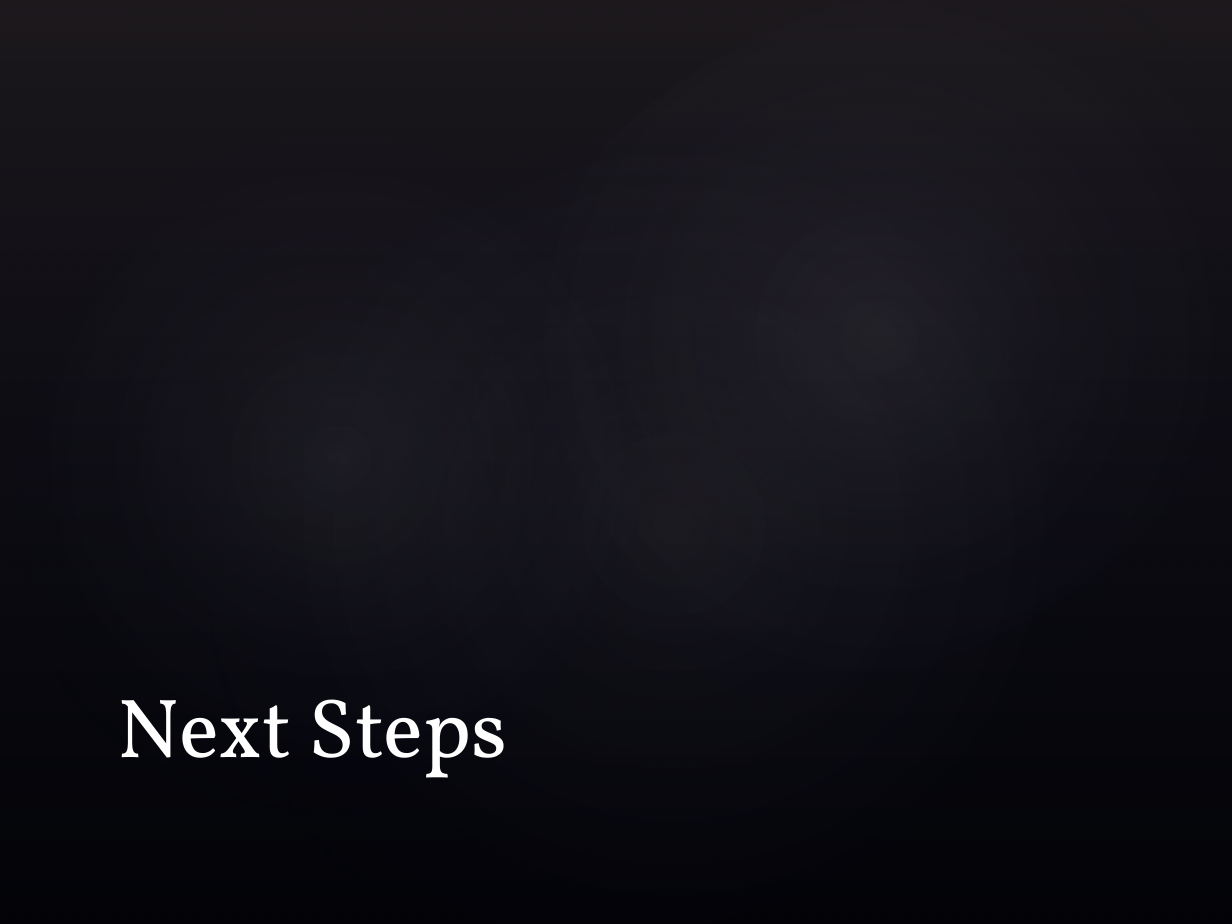
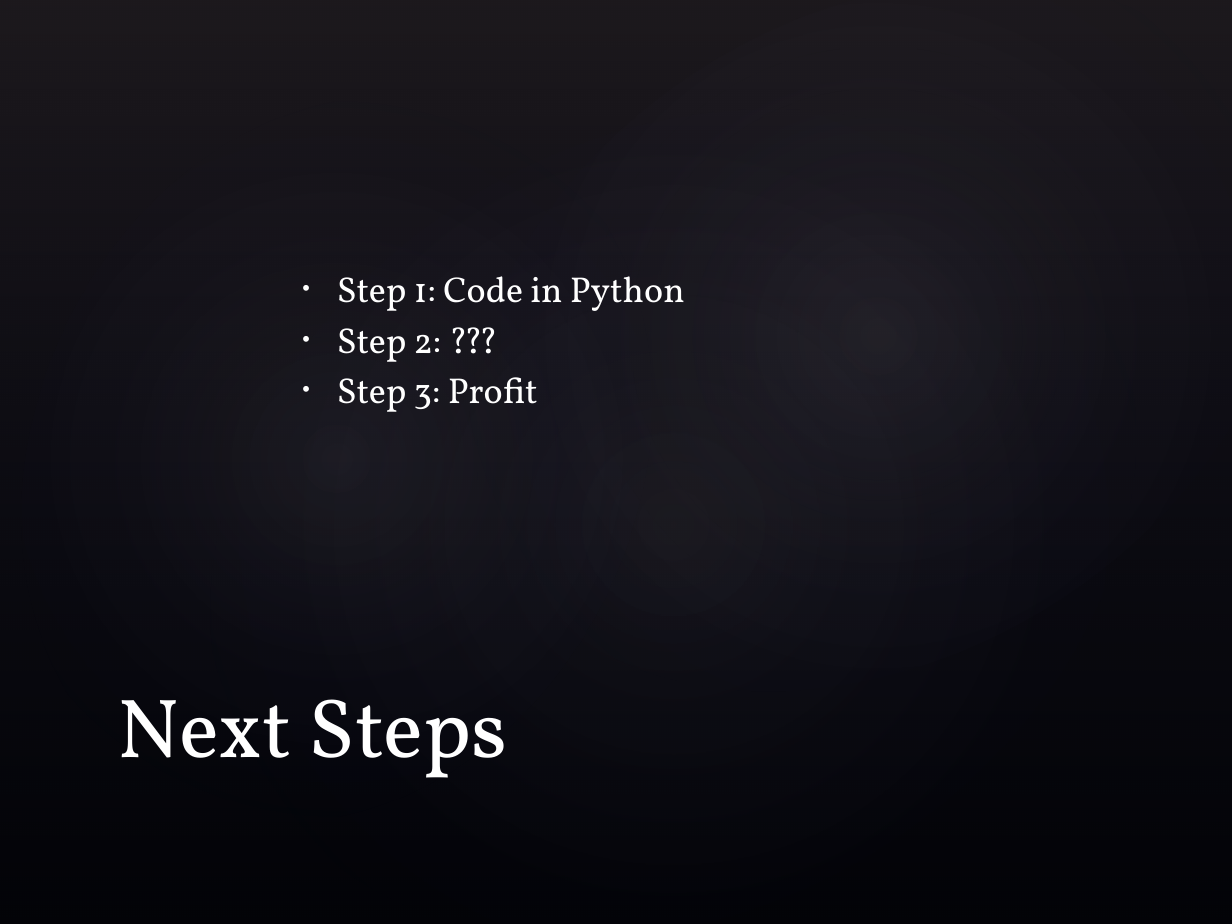
Before and after one commit to pwalker91/CST205-Project-3, a slide deck: slide 6 of Proj3_Presentation_WalkerHaycraft.pptx. Drawn at 1232x924 pixels with LibreOffice and Linux fonts; fonts in the diff are those of the drawing; background and template pictures are left out. Boxes give left, top, right and bottom in pixels: in the first picture for what was removed or moved away, otherwise in the second. Text is boxed around its words. In the diff, an @@ line names an element or a change of style, - is before the commit and + after.

```diff
--- a/Proj3_Presentation_WalkerHaycraft.pptx
+++ b/Proj3_Presentation_WalkerHaycraft.pptx
@@ text added at (337, 276, 685, 412), 21 pt, text #FFFFFF @@
+• Step 1: Code in Python
+• Step 2: ???
+• Step 3: Profit
```
Also in this commit, not shown: 1 other slide changed.
